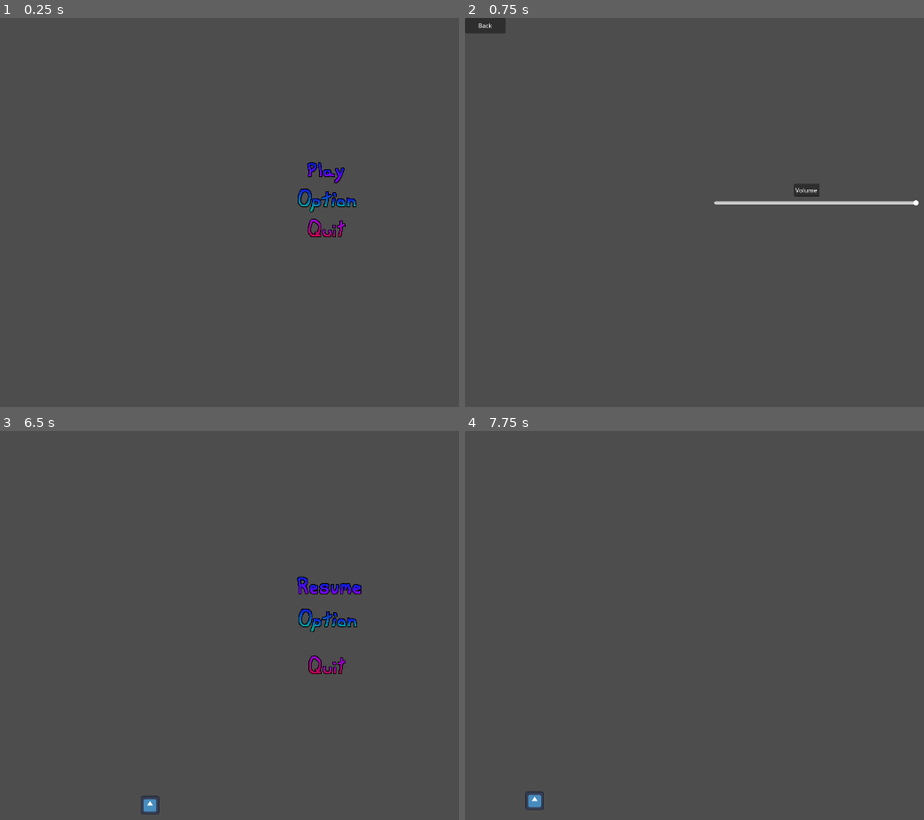
Above: before the commit, frames 1-4 (two rows, left to right).
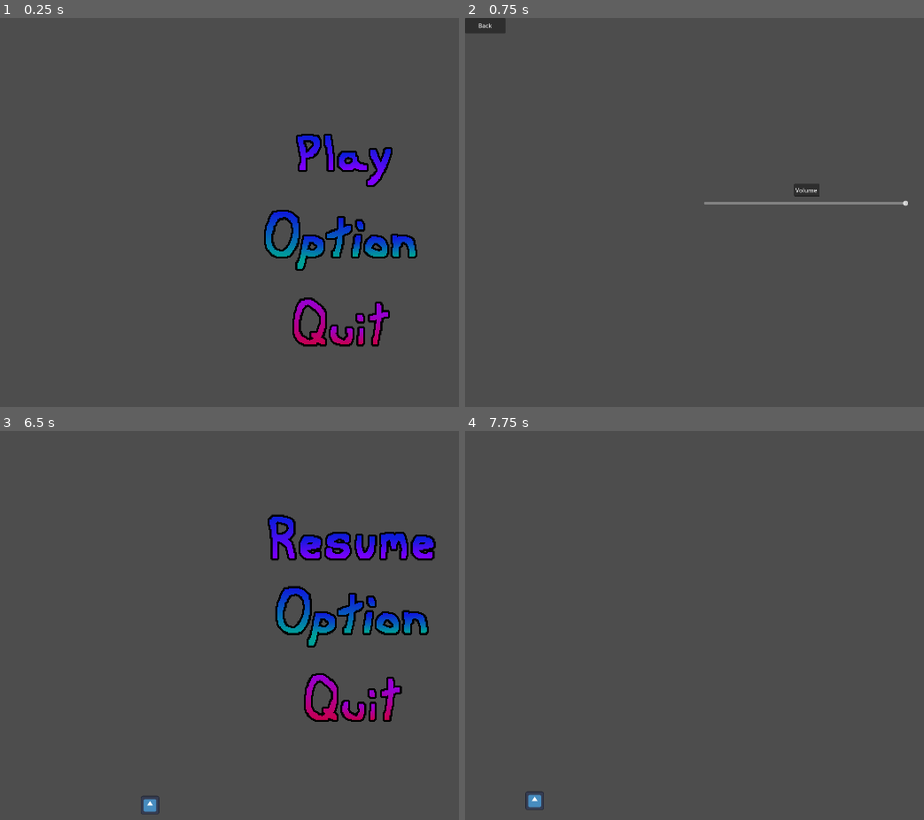
Above: after the commit, the same moments.

Repository: Paradox694/Aerial-Survivor
Game: Godot game, scene res://MainMenu/MainMenu.tscn
Two runs of this game, one before a commit and one after it. Both use one fixed random seed, a clock stepped at 60 frames per second and the inputs below. The engine's default icon, where the game draws it, is replaced by a stand-in: a white triangle on a blue panel in a dark square.
Inputs (mouse positions are in pixels of both pictures, inside the frame that each line leads up to; where the layout moved, square brackets give the same spot in the first picture):
- Up to frame 1 (0.25 s): no input
- Up to frame 2 (0.75 s): click (804, 239) [790, 200] at 0.5 s
- Up to frame 3 (6.5 s): click "Back" at 1.25 s; click (344, 571) [325, 582] at 2 s; tap Enter at 2.75 s; hold Right (move_right) 2.78-4.28 s; tap Up (jump) at 3.02, 3.77, 5.27, 6.02 s; tap Space at 4.25 s; hold Left (move_left) 4.28-5.03 s; hold Right (move_right) from 5.03 s (still down); tap Escape (pause) at 6.4 s
- Up to frame 4 (7.75 s): release Right (move_right) at 6.5 s; click (818, 613) [790, 621] at 6.5 s; click "Back" at 7.25 s

The runs differ from the first frame. In frame 1, 5.2% of the frame differs, in the area x 57-91%, y 29-85%; in frame 2, 0.4%; in frame 3, 6.1%, in the area x 58-95%, y 21-75%; in frame 4, nothing differs.

Commit message:
Added the new bigger sprites to the menus Added the volume slide for the pause menus options

Diff:
--- a/MainMenu/MainMenu.tscn
+++ b/MainMenu/MainMenu.tscn
@@ -1,9 +1,9 @@
 [gd_scene load_steps=5 format=3 uid="uid://nhdd0ejmxc1g"]
 
 [ext_resource type="Script" path="res://MainMenu/Main Menu.gd" id="1_q83xd"]
-[ext_resource type="Texture2D" uid="uid://xdedf2amumna" path="res://UISprites/PlayButton.png" id="2_6cbqm"]
-[ext_resource type="Texture2D" uid="uid://koj1ywblod5h" path="res://UISprites/OptionButton.png" id="3_qqy31"]
-[ext_resource type="Texture2D" uid="uid://d3smc6en85jkv" path="res://UISprites/QuitButton.png" id="4_5aqdi"]
+[ext_resource type="Texture2D" uid="uid://c8otttjlbc2kf" path="res://Sprites/Titles/PlayButton.png" id="2_oqji2"]
+[ext_resource type="Texture2D" uid="uid://dqhexoxvjx6eo" path="res://Sprites/Titles/OptionButton.png" id="3_knsfs"]
+[ext_resource type="Texture2D" uid="uid://b1vhcs28avrqb" path="res://Sprites/Titles/QuitButton.png" id="4_v8uuq"]
 
 [node name="Main Menu" type="Control"]
 layout_mode = 3
@@ -16,27 +16,30 @@
 
 [node name="Play" type="TextureButton" parent="."]
 layout_mode = 0
-offset_left = 821.0
-offset_top = 380.0
-offset_right = 948.0
-offset_bottom = 456.0
-texture_normal = ExtResource("2_6cbqm")
+offset_left = 771.0
+offset_top = 281.0
+offset_right = 1271.0
+offset_bottom = 581.0
+scale = Vector2(0.65, 0.65)
+texture_normal = ExtResource("2_oqji2")
 
 [node name="Options" type="TextureButton" parent="."]
 layout_mode = 0
-offset_left = 788.0
-offset_top = 457.0
-offset_right = 988.0
-offset_bottom = 532.0
-texture_normal = ExtResource("3_qqy31")
+offset_left = 666.0
+offset_top = 503.0
+offset_right = 1466.0
+offset_bottom = 803.0
+scale = Vector2(0.65, 0.65)
+texture_normal = ExtResource("3_knsfs")
 
 [node name="Quit" type="TextureButton" parent="."]
 layout_mode = 0
-offset_left = 824.0
-offset_top = 533.0
-offset_right = 949.0
-offset_bottom = 608.0
-texture_normal = ExtResource("4_5aqdi")
+offset_left = 764.0
+offset_top = 727.0
+offset_right = 1264.0
+offset_bottom = 1027.0
+scale = Vector2(0.65, 0.65)
+texture_normal = ExtResource("4_v8uuq")
 
 [connection signal="pressed" from="Play" to="." method="_on_play_pressed"]
 [connection signal="pressed" from="Play" to="." method="_on_texture_button_pressed"]
--- a/MainMenu/OptionsMainMenu.tscn
+++ b/MainMenu/OptionsMainMenu.tscn
@@ -20,10 +20,10 @@
 
 [node name="VolumeSliderMM" type="HSlider" parent="."]
 layout_mode = 0
-offset_left = 676.0
-offset_top = 484.0
-offset_right = 1231.0
-offset_bottom = 523.0
+offset_left = 648.0
+offset_top = 485.0
+offset_right = 1203.0
+offset_bottom = 524.0
 max_value = 1.0
 step = 0.001
 script = ExtResource("2_kt2w7")
--- a/PauseMenu/OptionsPauseMenu.tscn
+++ b/PauseMenu/OptionsPauseMenu.tscn
@@ -1,6 +1,7 @@
-[gd_scene load_steps=2 format=3 uid="uid://b0d0tw7rgko84"]
+[gd_scene load_steps=3 format=3 uid="uid://b0d0tw7rgko84"]
 
 [ext_resource type="Script" path="res://PauseMenu/OptionsPauseMenu.gd" id="1_dk3m3"]
+[ext_resource type="Script" path="res://PauseMenu/VolumeSlidePM.gd" id="2_l4vq2"]
 
 [node name="Options(for PauseMenu)" type="Control"]
 layout_mode = 3
@@ -17,4 +18,22 @@
 offset_bottom = 42.0
 text = "Back"
 
+[node name="VolumeSlidePM" type="HSlider" parent="."]
+layout_mode = 0
+offset_left = 644.0
+offset_top = 484.0
+offset_right = 1199.0
+offset_bottom = 523.0
+max_value = 1.0
+step = 0.001
+script = ExtResource("2_l4vq2")
+bus_name = "Master"
+
+[node name="TextEdit" type="TextEdit" parent="."]
+offset_left = 892.0
+offset_top = 451.0
+offset_right = 962.0
+offset_bottom = 486.0
+text = "Volume"
+
 [connection signal="pressed" from="Back" to="." method="_on_back_pressed"]
--- a/PauseMenu/PauseMenu.tscn
+++ b/PauseMenu/PauseMenu.tscn
@@ -1,9 +1,9 @@
 [gd_scene load_steps=5 format=3 uid="uid://dtpuae4q8vxt"]
 
 [ext_resource type="Script" path="res://PauseMenu/PauseMenu.gd" id="1_6h5ov"]
-[ext_resource type="Texture2D" uid="uid://koj1ywblod5h" path="res://UISprites/OptionButton.png" id="2_ak18r"]
-[ext_resource type="Texture2D" uid="uid://b7303qu7nwynw" path="res://UISprites/ResumeButton.png" id="2_p5igv"]
-[ext_resource type="Texture2D" uid="uid://d3smc6en85jkv" path="res://UISprites/QuitButton.png" id="4_3mtr1"]
+[ext_resource type="Texture2D" uid="uid://brgfypniktamu" path="res://Sprites/Titles/ResumeButton.png" id="2_ktkwa"]
+[ext_resource type="Texture2D" uid="uid://dqhexoxvjx6eo" path="res://Sprites/Titles/OptionButton.png" id="3_5fleh"]
+[ext_resource type="Texture2D" uid="uid://b1vhcs28avrqb" path="res://Sprites/Titles/QuitButton.png" id="4_tvhni"]
 
 [node name="PauseMenu" type="Control"]
 layout_mode = 3
@@ -16,25 +16,30 @@
 
 [node name="Resume" type="TextureButton" parent="."]
 layout_mode = 0
-offset_left = 793.0
-offset_top = 380.0
-offset_right = 993.0
-offset_bottom = 455.0
-texture_normal = ExtResource("2_p5igv")
+offset_left = 694.0
+offset_top = 186.0
+offset_right = 1494.0
+offset_bottom = 486.0
+scale = Vector2(0.65, 0.65)
+texture_normal = ExtResource("2_ktkwa")
 
 [node name="Options" type="TextureButton" parent="."]
-offset_left = 789.0
-offset_top = 476.0
-offset_right = 989.0
-offset_bottom = 551.0
-texture_normal = ExtResource("2_ak18r")
+layout_mode = 0
+offset_left = 696.0
+offset_top = 404.0
+offset_right = 1496.0
+offset_bottom = 704.0
+scale = Vector2(0.65, 0.65)
+texture_normal = ExtResource("3_5fleh")
 
 [node name="Quit" type="TextureButton" parent="."]
-offset_left = 824.0
-offset_top = 598.0
-offset_right = 949.0
-offset_bottom = 673.0
-texture_normal = ExtResource("4_3mtr1")
+layout_mode = 0
+offset_left = 795.0
+offset_top = 625.0
+offset_right = 1295.0
+offset_bottom = 925.0
+scale = Vector2(0.65, 0.65)
+texture_normal = ExtResource("4_tvhni")
 
 [connection signal="pressed" from="Resume" to="." method="_on_resume_pressed"]
 [connection signal="pressed" from="Options" to="." method="_on_options_pressed"]
--- /dev/null
+++ b/PauseMenu/VolumeSlidePM.gd
@@ -0,0 +1,15 @@
+extends HSlider
+
+@export
+var bus_name: String
+
+var bus_index: int
+
+func _ready() -> void:
+	bus_index = AudioServer.get_bus_index(bus_name)
+	value_changed.connect(_on_value_changed)
+
+	value = db_to_linear(AudioServer.get_bus_volume_db(bus_index))
+
+func _on_value_changed(value: float) -> void:
+	AudioServer.set_bus_volume_db(bus_index, linear_to_db(value))
Not shown, added: Sprites/Titles/TestBackgroundsound.mp3.import
Not shown, added: Sprites/Titles/TestBackgroundsound.mp3
